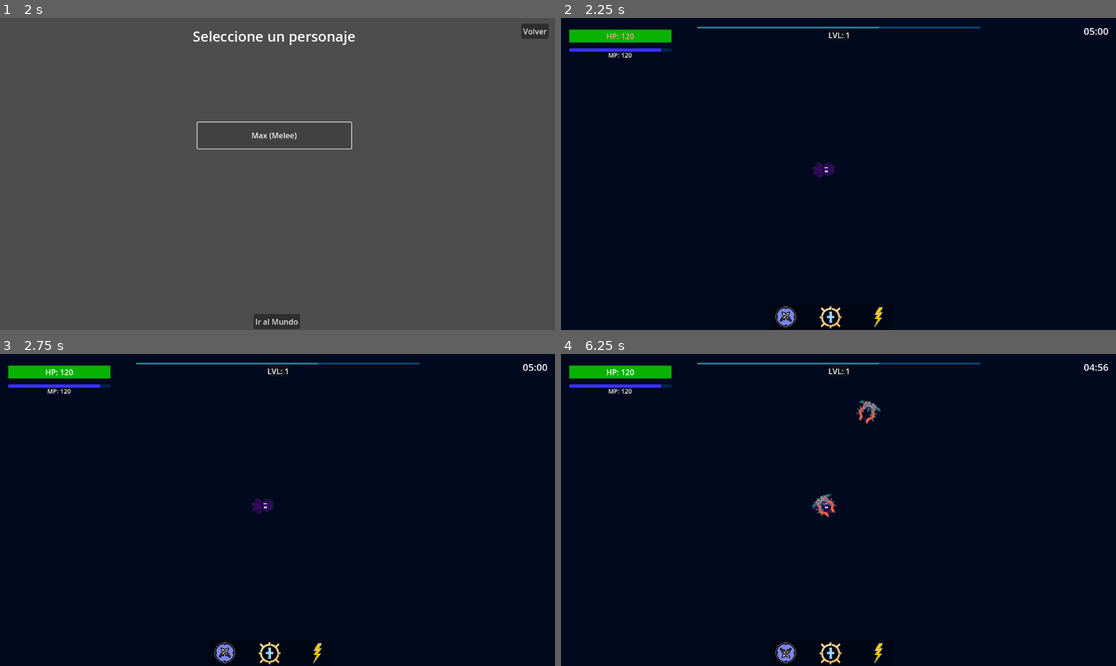
Above: before the commit, frames 1-4 (two rows, left to right).
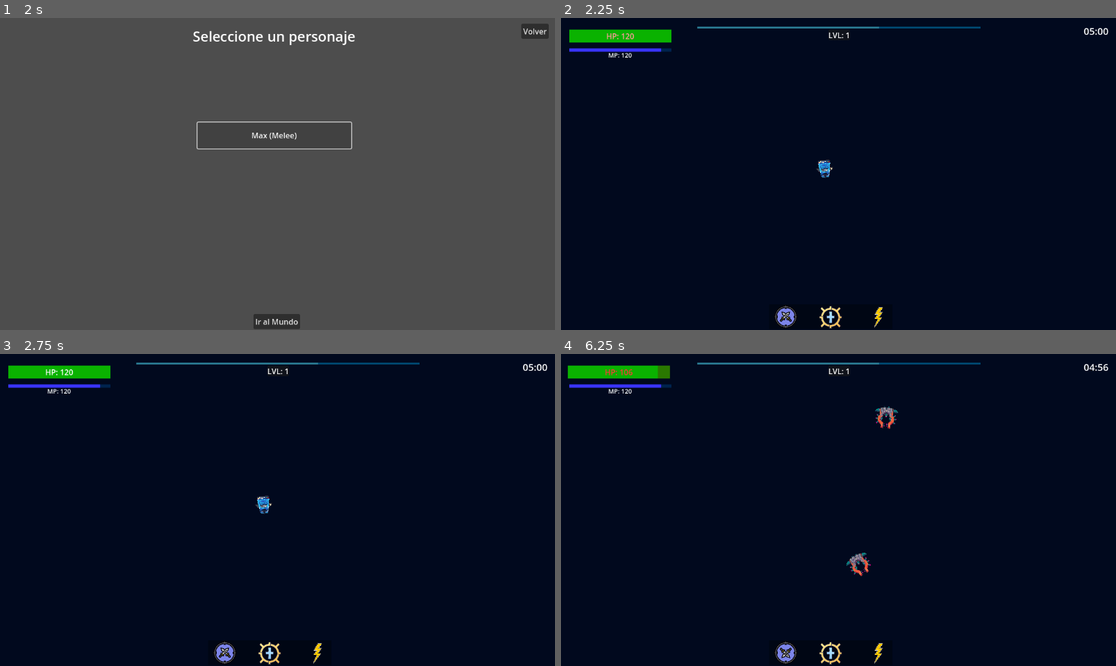
Above: after the commit, the same moments.

Repository: bkerz/VoidShips
Game: Godot game, scene res://Scenes/GUI_UI/MainUI/mainMenu.tscn
Two runs of this game, one before a commit and one after it. Both use one fixed random seed, a clock stepped at 60 frames per second and the inputs below. The engine's default icon, where the game draws it, is replaced by a stand-in: a white triangle on a blue panel in a dark square.
Inputs (mouse positions are in pixels of both pictures, inside the frame that each line leads up to):
- Up to frame 1 (2 s): click "Jugar" at 0.5 s; click "Max (Melee)" at 1.25 s
- Up to frame 2 (2.25 s): click "Ir al Mundo" at 2 s
- Up to frame 3 (2.75 s): no input
- Up to frame 4 (6.25 s): click (788, 653) at 2.75 s; click (832, 653) at 3.5 s; click (877, 653) at 4.25 s; click (788, 653) at 5 s; click (832, 653) at 5.75 s

Frame 1 is identical in both runs. In frame 2, 0.2% of the frame differs, in the area x 45-50%, y 45-52%; in frame 3, 0.2%; in frame 4, 0.9%, in the area x 1-61%, y 3-72%.

Commit message:
finish fix

Diff:
--- a/Scenes/GUI_UI/PlayerGUI/playerUI.tscn
+++ b/Scenes/GUI_UI/PlayerGUI/playerUI.tscn
@@ -13,6 +13,33 @@
 
 [sub_resource type="StyleBoxFlat" id="StyleBoxFlat_dulj6"]
 bg_color = Color(0.0235294, 0.729412, 0, 0.87451)
+
+[sub_resource type="Animation" id="Animation_ra23y"]
+length = 0.001
+tracks/0/type = "value"
+tracks/0/imported = false
+tracks/0/enabled = true
+tracks/0/path = NodePath(".:position")
+tracks/0/interp = 1
+tracks/0/loop_wrap = true
+tracks/0/keys = {
+"times": PackedFloat32Array(0),
+"transitions": PackedFloat32Array(1),
+"update": 0,
+"values": [Vector2(22, 24)]
+}
+tracks/1/type = "value"
+tracks/1/imported = false
+tracks/1/enabled = true
+tracks/1/path = NodePath(".:theme_override_colors/font_color")
+tracks/1/interp = 1
+tracks/1/loop_wrap = true
+tracks/1/keys = {
+"times": PackedFloat32Array(0),
+"transitions": PackedFloat32Array(1),
+"update": 0,
+"values": [Color(1, 0, 0, 1)]
+}
 
 [sub_resource type="Animation" id="Animation_tt46a"]
 resource_name = "shakeAnimation"
@@ -42,33 +69,6 @@
 "values": [Color(1, 0, 0, 1), Color(1, 1, 1, 1)]
 }
 
-[sub_resource type="Animation" id="Animation_ra23y"]
-length = 0.001
-tracks/0/type = "value"
-tracks/0/imported = false
-tracks/0/enabled = true
-tracks/0/path = NodePath(".:position")
-tracks/0/interp = 1
-tracks/0/loop_wrap = true
-tracks/0/keys = {
-"times": PackedFloat32Array(0),
-"transitions": PackedFloat32Array(1),
-"update": 0,
-"values": [Vector2(22, 24)]
-}
-tracks/1/type = "value"
-tracks/1/imported = false
-tracks/1/enabled = true
-tracks/1/path = NodePath(".:theme_override_colors/font_color")
-tracks/1/interp = 1
-tracks/1/loop_wrap = true
-tracks/1/keys = {
-"times": PackedFloat32Array(0),
-"transitions": PackedFloat32Array(1),
-"update": 0,
-"values": [Color(1, 0, 0, 1)]
-}
-
 [sub_resource type="AnimationLibrary" id="AnimationLibrary_yjayr"]
 _data = {
 "RESET": SubResource("Animation_ra23y"),
--- a/Scenes/Players/Max´s/MaxPlayerScript.gd
+++ b/Scenes/Players/Max´s/MaxPlayerScript.gd
@@ -70,7 +70,7 @@
 	activateKnockBack= true
 	#activo su invulnerabilidad y la duracion del knockBack
 	$invincivilityTimer.start()
-	$AnimationPlayer2.play("invisibilityAnimation")
+	$animatorPlayer.play("invisibilityAnimation")
 	$knockBackDuration.start()
 	invincivility()
 func invincivility():
--- a/Scenes/Players/Max´s/max_player.tscn
+++ b/Scenes/Players/Max´s/max_player.tscn
@@ -1,213 +1,45 @@
-[gd_scene load_steps=20 format=3 uid="uid://byfqd3ldkyqvh"]
+[gd_scene load_steps=11 format=3 uid="uid://byfqd3ldkyqvh"]
 
 [ext_resource type="Script" path="res://Scenes/Players/Max´s/MaxPlayerScript.gd" id="1_s5sgb"]
+[ext_resource type="Texture2D" uid="uid://dug8bkceag6m8" path="res://Scenes/Players/Max´s/suicideShip.png" id="2_nilk4"]
 [ext_resource type="Script" path="res://Scenes/Players/Max´s/areaDeAtaqueScript.gd" id="3_lhv1y"]
-[ext_resource type="Texture2D" uid="uid://bjn7lv4g8vc8g" path="res://Scenes/Players/Max´s/maxSpritesWalk.png" id="3_pki1l"]
+[ext_resource type="Script" path="res://Scenes/Players/Max´s/takeDamagePlayerScript.gd" id="4_ql1hm"]
 
-[sub_resource type="Animation" id="Animation_bq41j"]
-resource_name = "Abajo"
-length = 0.33
-loop_mode = 1
+[sub_resource type="Animation" id="Animation_egebt"]
+resource_name = "invisibilityAnimation"
+length = 0.5
 tracks/0/type = "value"
 tracks/0/imported = false
 tracks/0/enabled = true
-tracks/0/path = NodePath("Sprite2D:frame")
+tracks/0/path = NodePath("Sprite2D:visible")
 tracks/0/interp = 1
 tracks/0/loop_wrap = true
 tracks/0/keys = {
-"times": PackedFloat32Array(0, 0.1, 0.2, 0.3),
-"transitions": PackedFloat32Array(1, 1, 1, 1),
+"times": PackedFloat32Array(0, 0.1, 0.2, 0.3, 0.4, 0.5),
+"transitions": PackedFloat32Array(1, 1, 1, 1, 1, 1),
 "update": 1,
-"values": [0, 1, 2, 3]
+"values": [false, true, false, true, false, true]
 }
 
-[sub_resource type="Animation" id="Animation_3p2yp"]
-resource_name = "AbajoDerecha"
-length = 0.4
-loop_mode = 1
-tracks/0/type = "value"
-tracks/0/imported = false
-tracks/0/enabled = true
-tracks/0/path = NodePath("Sprite2D:frame")
-tracks/0/interp = 1
-tracks/0/loop_wrap = true
-tracks/0/keys = {
-"times": PackedFloat32Array(0, 0.1, 0.2, 0.3),
-"transitions": PackedFloat32Array(1, 1, 1, 1),
-"update": 1,
-"values": [28, 29, 30, 31]
-}
-
-[sub_resource type="Animation" id="Animation_0cmif"]
-resource_name = "AbajoIzquierda"
-length = 0.4
-loop_mode = 1
-tracks/0/type = "value"
-tracks/0/imported = false
-tracks/0/enabled = true
-tracks/0/path = NodePath("Sprite2D:frame")
-tracks/0/interp = 1
-tracks/0/loop_wrap = true
-tracks/0/keys = {
-"times": PackedFloat32Array(0, 0.1, 0.2, 0.3),
-"transitions": PackedFloat32Array(1, 1, 1, 1),
-"update": 1,
-"values": [4, 5, 6, 7]
-}
-
-[sub_resource type="Animation" id="Animation_quvrh"]
-resource_name = "Arriba"
-length = 0.4
-loop_mode = 1
-tracks/0/type = "value"
-tracks/0/imported = false
-tracks/0/enabled = true
-tracks/0/path = NodePath("Sprite2D:frame")
-tracks/0/interp = 1
-tracks/0/loop_wrap = true
-tracks/0/keys = {
-"times": PackedFloat32Array(0, 0.1, 0.2, 0.3),
-"transitions": PackedFloat32Array(1, 1, 1, 1),
-"update": 1,
-"values": [16, 17, 18, 19]
-}
-
-[sub_resource type="Animation" id="Animation_1n2hn"]
-resource_name = "ArribaDerecha"
-length = 0.4
-loop_mode = 1
-tracks/0/type = "value"
-tracks/0/imported = false
-tracks/0/enabled = true
-tracks/0/path = NodePath("Sprite2D:frame")
-tracks/0/interp = 1
-tracks/0/loop_wrap = true
-tracks/0/keys = {
-"times": PackedFloat32Array(0, 0.1, 0.2, 0.3),
-"transitions": PackedFloat32Array(1, 1, 1, 1),
-"update": 1,
-"values": [20, 21, 22, 23]
-}
-
-[sub_resource type="Animation" id="Animation_ylflw"]
-resource_name = "ArribaIzquierda"
-length = 0.4
-loop_mode = 1
-tracks/0/type = "value"
-tracks/0/imported = false
-tracks/0/enabled = true
-tracks/0/path = NodePath("Sprite2D:frame")
-tracks/0/interp = 1
-tracks/0/loop_wrap = true
-tracks/0/keys = {
-"times": PackedFloat32Array(0, 0.1, 0.2, 0.3),
-"transitions": PackedFloat32Array(1, 1, 1, 1),
-"update": 1,
-"values": [12, 13, 14, 15]
-}
-
-[sub_resource type="Animation" id="Animation_2iqoq"]
-resource_name = "Dash"
-length = 0.20001
-
-[sub_resource type="Animation" id="Animation_np2vd"]
-resource_name = "Derecha"
-length = 0.4
-loop_mode = 1
-tracks/0/type = "value"
-tracks/0/imported = false
-tracks/0/enabled = true
-tracks/0/path = NodePath("Sprite2D:frame")
-tracks/0/interp = 1
-tracks/0/loop_wrap = true
-tracks/0/keys = {
-"times": PackedFloat32Array(0, 0.1, 0.2, 0.3),
-"transitions": PackedFloat32Array(1, 1, 1, 1),
-"update": 1,
-"values": [24, 25, 26, 27]
-}
-
-[sub_resource type="Animation" id="Animation_h18di"]
-resource_name = "Izquierda"
-length = 0.4
-loop_mode = 1
-tracks/0/type = "value"
-tracks/0/imported = false
-tracks/0/enabled = true
-tracks/0/path = NodePath("Sprite2D:frame")
-tracks/0/interp = 1
-tracks/0/loop_wrap = true
-tracks/0/keys = {
-"times": PackedFloat32Array(0, 0.1, 0.2, 0.3),
-"transitions": PackedFloat32Array(1, 1, 1, 1),
-"update": 1,
-"values": [8, 9, 10, 11]
-}
-
-[sub_resource type="Animation" id="Animation_r6np0"]
+[sub_resource type="Animation" id="Animation_3sjpx"]
 length = 0.001
 tracks/0/type = "value"
 tracks/0/imported = false
-tracks/0/enabled = true
-tracks/0/path = NodePath("Sprite2D:frame")
+tracks/0/enabled = false
+tracks/0/path = NodePath("Sprite2D:visible")
 tracks/0/interp = 1
 tracks/0/loop_wrap = true
 tracks/0/keys = {
 "times": PackedFloat32Array(0),
 "transitions": PackedFloat32Array(1),
 "update": 1,
-"values": [0]
+"values": [false]
 }
 
-[sub_resource type="AnimationLibrary" id="AnimationLibrary_jidiy"]
+[sub_resource type="AnimationLibrary" id="AnimationLibrary_1eil3"]
 _data = {
-"Abajo": SubResource("Animation_bq41j"),
-"AbajoDerecha": SubResource("Animation_3p2yp"),
-"AbajoIzquierda": SubResource("Animation_0cmif"),
-"Arriba": SubResource("Animation_quvrh"),
-"ArribaDerecha": SubResource("Animation_1n2hn"),
-"ArribaIzquierda": SubResource("Animation_ylflw"),
-"Dash": SubResource("Animation_2iqoq"),
-"Derecha": SubResource("Animation_np2vd"),
-"Izquierda": SubResource("Animation_h18di"),
-"RESET": SubResource("Animation_r6np0")
-}
-
-[sub_resource type="Animation" id="Animation_gmy81"]
-length = 0.001
-tracks/0/type = "value"
-tracks/0/imported = false
-tracks/0/enabled = true
-tracks/0/path = NodePath("Sprite2D:modulate")
-tracks/0/interp = 1
-tracks/0/loop_wrap = true
-tracks/0/keys = {
-"times": PackedFloat32Array(0),
-"transitions": PackedFloat32Array(1),
-"update": 0,
-"values": [Color(1, 1, 1, 1)]
-}
-
-[sub_resource type="Animation" id="Animation_5886c"]
-resource_name = "dash"
-length = 0.40001
-tracks/0/type = "value"
-tracks/0/imported = false
-tracks/0/enabled = true
-tracks/0/path = NodePath("Sprite2D:modulate")
-tracks/0/interp = 1
-tracks/0/loop_wrap = true
-tracks/0/keys = {
-"times": PackedFloat32Array(0, 0.4),
-"transitions": PackedFloat32Array(1, 1),
-"update": 0,
-"values": [Color(0.501961, 0.501961, 0.501961, 1), Color(1, 1, 1, 1)]
-}
-
-[sub_resource type="AnimationLibrary" id="AnimationLibrary_li1v0"]
-_data = {
-"RESET": SubResource("Animation_gmy81"),
-"dash": SubResource("Animation_5886c")
+"RESET": SubResource("Animation_3sjpx"),
+"invisibilityAnimation": SubResource("Animation_egebt")
 }
 
 [sub_resource type="RectangleShape2D" id="RectangleShape2D_wpmcn"]
@@ -215,6 +47,9 @@
 
 [sub_resource type="RectangleShape2D" id="RectangleShape2D_ty0mc"]
 size = Vector2(50, 70)
+
+[sub_resource type="RectangleShape2D" id="RectangleShape2D_ldnl0"]
+size = Vector2(66, 42)
 
 [node name="MaxPlayer" type="CharacterBody2D" groups=["playerGroup"]]
 scale = Vector2(0.5, 0.5)
@@ -224,19 +59,13 @@
 [node name="Sprite2D" type="Sprite2D" parent="."]
 texture_filter = 1
 position = Vector2(1.01328e-06, 0.499999)
-scale = Vector2(5, 6.125)
-texture = ExtResource("3_pki1l")
-hframes = 32
+rotation = 1.5708
+scale = Vector2(1.5, 1.837)
+texture = ExtResource("2_nilk4")
 
-[node name="AnimationPlayer" type="AnimationPlayer" parent="."]
-speed_scale = 0.6
+[node name="animatorPlayer" type="AnimationPlayer" parent="."]
 libraries = {
-"": SubResource("AnimationLibrary_jidiy")
-}
-
-[node name="AnimationPlayer2" type="AnimationPlayer" parent="."]
-libraries = {
-"": SubResource("AnimationLibrary_li1v0")
+"": SubResource("AnimationLibrary_1eil3")
 }
 
 [node name="areaDeAtaqueRange" type="Area2D" parent="."]
@@ -252,4 +81,22 @@
 scale = Vector2(0.999999, 0.999999)
 shape = SubResource("RectangleShape2D_ty0mc")
 
-[connection signal="animation_finished" from="AnimationPlayer2" to="." method="_on_animation_player_2_animation_finished"]
+[node name="takeDamagePlayer" type="Area2D" parent="."]
+collision_layer = 16
+collision_mask = 0
+script = ExtResource("4_ql1hm")
+
+[node name="CollisionShape2D" type="CollisionShape2D" parent="takeDamagePlayer"]
+position = Vector2(-3, 1)
+shape = SubResource("RectangleShape2D_ldnl0")
+debug_color = Color(0.968627, 0.184314, 0, 0.419608)
+
+[node name="invincivilityTimer" type="Timer" parent="."]
+wait_time = 0.5
+
+[node name="knockBackDuration" type="Timer" parent="."]
+wait_time = 0.3
+one_shot = true
+
+[connection signal="timeout" from="invincivilityTimer" to="." method="_on_invincivility_timer_timeout"]
+[connection signal="timeout" from="knockBackDuration" to="." method="_on_knock_back_duration_timeout"]
